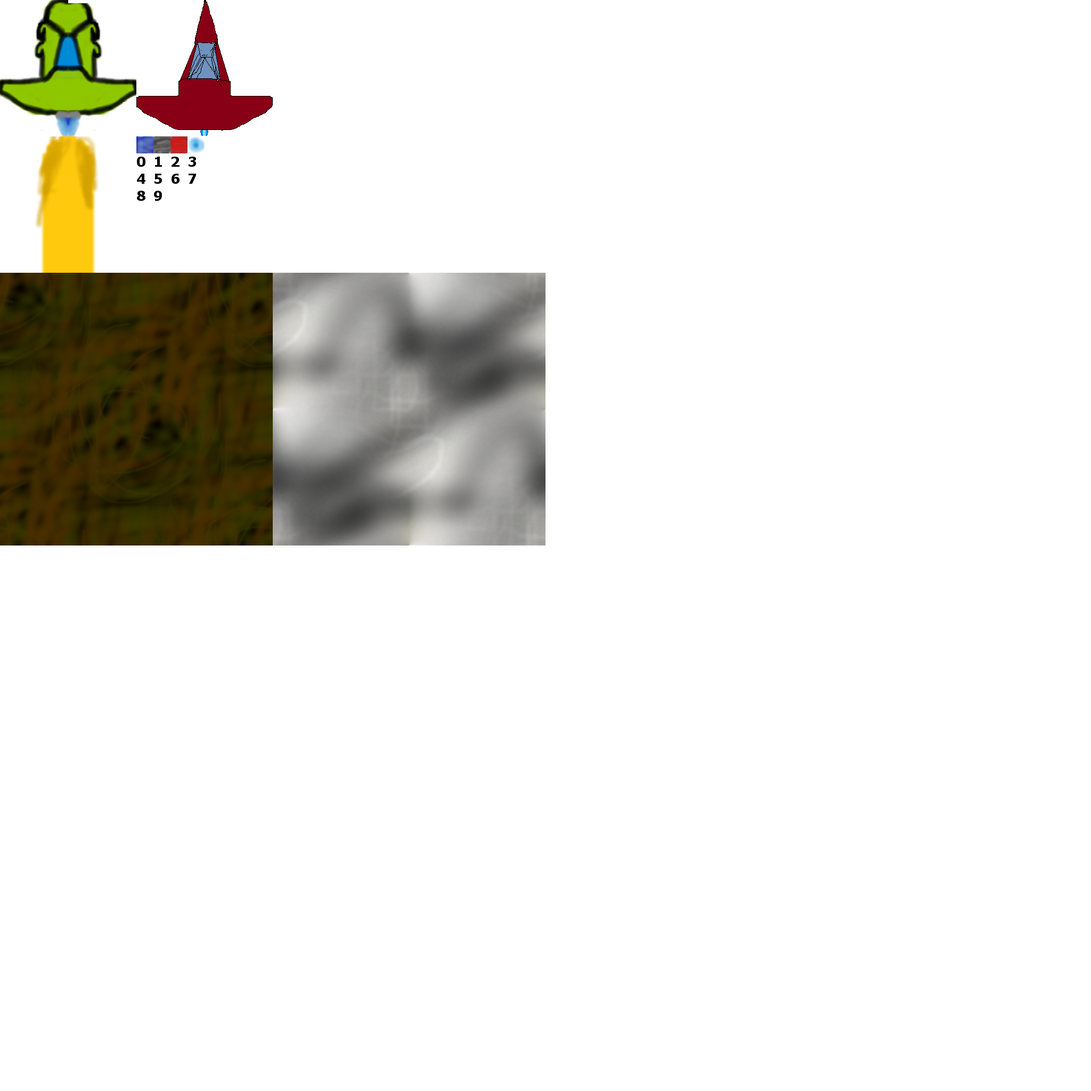
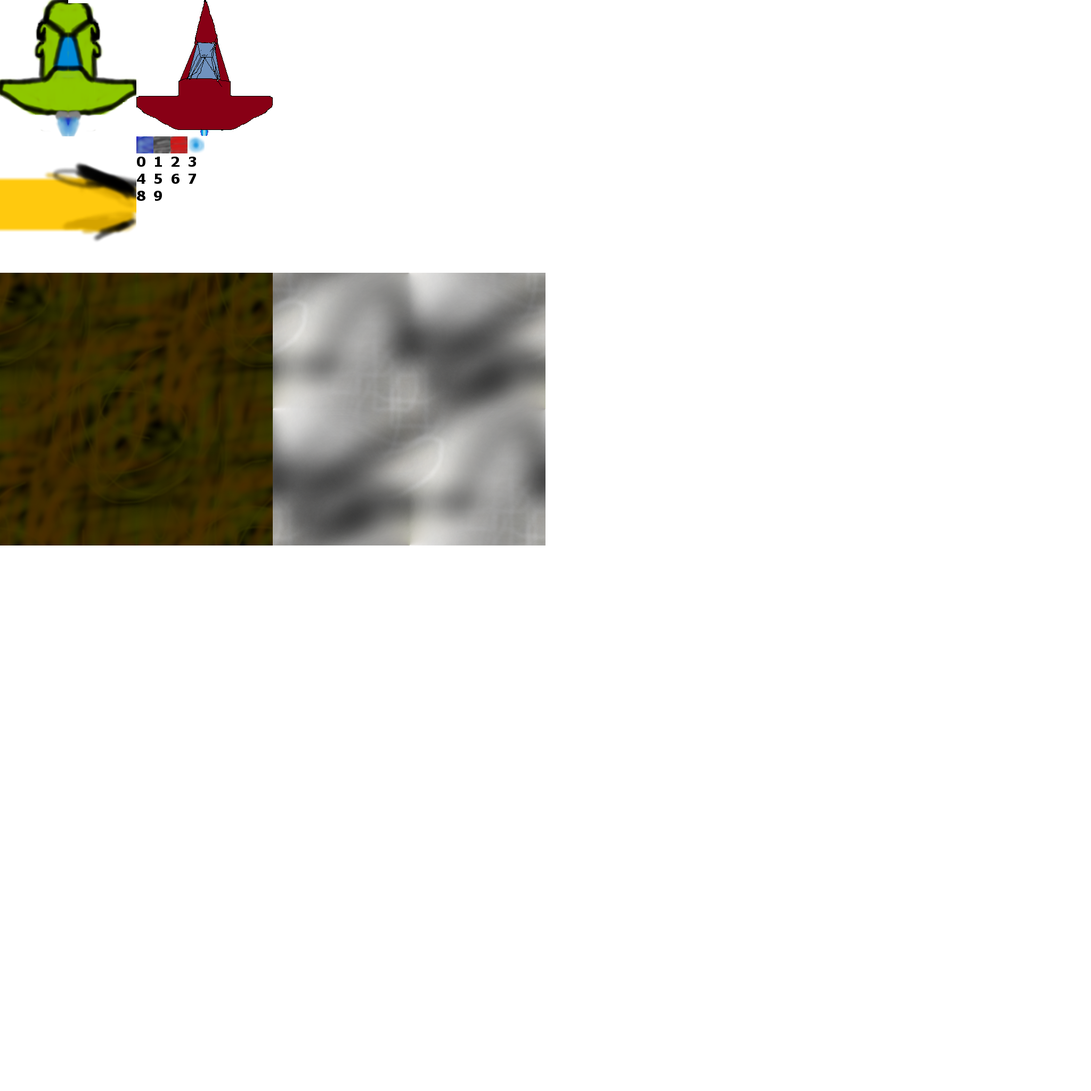
Layers edited between the first and the second w=1091, h=1091 image:
painted on "pocisk" over (0, 136, 137, 273)
